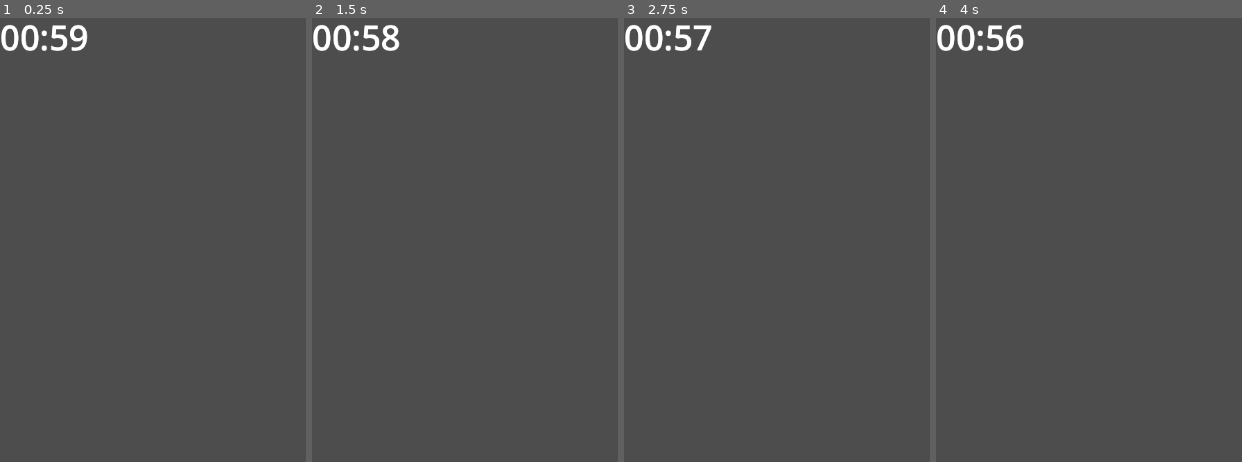
Above: before the commit, frames 1-4 (left to right).
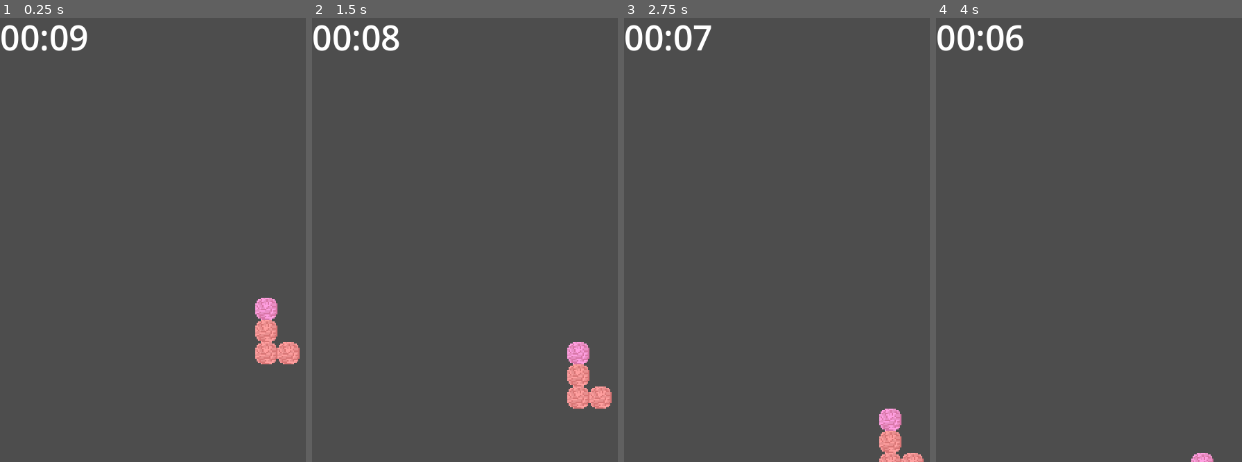
Above: after the commit, the same moments.

Repository: Paradox694/Aerial-Survivor
Game: Godot game, scene res://Grid/GridTest.tscn
The game is run twice, just before and just after one commit, with the same random seed, the same clock (stepped at 60 frames per second) and the same inputs. Before the commit the project starts from res://Main.tscn.
Inputs:
- Up to frame 1 (0.25 s): no input
- Up to frame 2 (1.5 s): tap Enter at 0.5 s
- Up to frame 3 (2.75 s): tap Space at 2 s
- Up to frame 4 (4 s): tap Enter at 3.5 s

The runs differ from the first frame. In frame 1, 1.6% of the frame differs, in the area x 0-99%, y 1-79%; in frame 2, 1.5%; in frame 3, 1.1%; in frame 4, 0.4%.

Commit message:
Water rises using main grid fill row function

Diff:
--- a/Grid/GridTest.tscn
+++ b/Grid/GridTest.tscn
@@ -15,6 +15,9 @@
 
 [node name="WaterTimer" parent="." instance=ExtResource("1_aq0g0")]
 
+[node name="Water" parent="." instance=ExtResource("10_m42gs")]
+position = Vector2(3, 1161)
+
 [node name="MainGrid" type="Node2D" parent="."]
 position = Vector2(240, 955)
 script = ExtResource("1_xiyqx")
@@ -28,9 +31,7 @@
 wait_time = 0.5
 autostart = true
 
-[node name="Water" parent="." instance=ExtResource("10_m42gs")]
-position = Vector2(-1, 649)
-
-[connection signal="timeout" from="MainGrid/GridBlockFallTimer" to="MainGrid" method="_on_grid_block_fall_timer_timeout"]
+[connection signal="rise" from="WaterTimer" to="Water" method="_on_water_timer_rise"]
 [connection signal="fillRow" from="Water" to="MainGrid" method="MainGridRowFill"]
 [connection signal="stop" from="Water" to="WaterTimer" method="_on_water_stop"]
+[connection signal="timeout" from="MainGrid/GridBlockFallTimer" to="MainGrid" method="_on_grid_block_fall_timer_timeout"]
--- a/Grid/MainGridSystem.gd
+++ b/Grid/MainGridSystem.gd
@@ -1,6 +1,4 @@
 extends Node2D
-
-signal fill
 
 #array of all the textures
 @export var cloudTextures : Array[Texture2D]
@@ -29,10 +27,6 @@
 #extra varibles for the fallingBlockGrid
 var FBGReferenceLocation : Vector2i
 var FBGDropReset : bool = false
-
-func _ready():
-
-	pass
 
 func _init():
 	#setting the main grid to correct size and filling it
@@ -110,7 +104,6 @@
 	if row >= 0 and row < MGRowSize:
 		for c in range(MGColSize):
 			MainGrid[(row * MGColSize) + c] = fillType
-
 
 #function to imulate setting a value in a 2D array
 func FBGWrite(data: int, col: int, row: int):
--- a/Main.tscn
+++ /dev/null
@@ -1,18 +0,0 @@
-[gd_scene load_steps=4 format=3 uid="uid://dawmri5ybvyac"]
-
-[ext_resource type="PackedScene" uid="uid://csja2p1corfmn" path="res://Water/Water.tscn" id="1_dtgib"]
-[ext_resource type="PackedScene" uid="uid://dxgs7a0ibnxlq" path="res://Timer/Water_timer.tscn" id="2_fw2ar"]
-[ext_resource type="PackedScene" uid="uid://32n226i3g03l" path="res://Grid/GridTest.tscn" id="3_y60md"]
-
-[node name="Node2D" type="Node2D"]
-
-[node name="WaterTimer" parent="." instance=ExtResource("2_fw2ar")]
-
-[node name="Node2D" parent="." instance=ExtResource("3_y60md")]
-position = Vector2(158, 355)
-
-[node name="Water" parent="." instance=ExtResource("1_dtgib")]
-position = Vector2(0, 648)
-
-[connection signal="rise" from="WaterTimer" to="Water" method="_on_water_timer_rise"]
-[connection signal="stop" from="Water" to="WaterTimer" method="_on_water_stop"]
--- a/Timer/Water_timer.tscn
+++ b/Timer/Water_timer.tscn
@@ -12,4 +12,4 @@
 text = "00:00"
 
 [node name="Timer" type="Timer" parent="."]
-wait_time = 60.0
+wait_time = 10.0
--- a/Water/Water.gd
+++ b/Water/Water.gd
@@ -2,7 +2,7 @@
 
 signal stop
 
-signal fillRow(fillType: int, row: int)
+signal fillRow(fillType, row)
 
 @onready var polygon_2d = $Polygon2D
 
@@ -17,9 +17,12 @@
 
 func _on_water_timer_rise():
 	# original way of moving the water
-	# polygon_2d.position.y = polygon_2d.position.y - 0.5
+	#polygon_2d.position.y = polygon_2d.position.y - 0.5
 
-	fillRow.emit(0,1)
+	var fillType = 1
+	var row = 1
+
+	fillRow.emit(fillType, row)
 
 	print("The water is rising")
 	print(polygon_2d.position.y)
--- a/project.godot
+++ b/project.godot
@@ -11,7 +11,7 @@
 [application]
 
 config/name="Aerial Survivor"
-run/main_scene="res://Main.tscn"
+run/main_scene="res://Grid/GridTest.tscn"
 config/features=PackedStringArray("4.2", "Forward Plus")
 config/icon="res://icon.svg"
 
